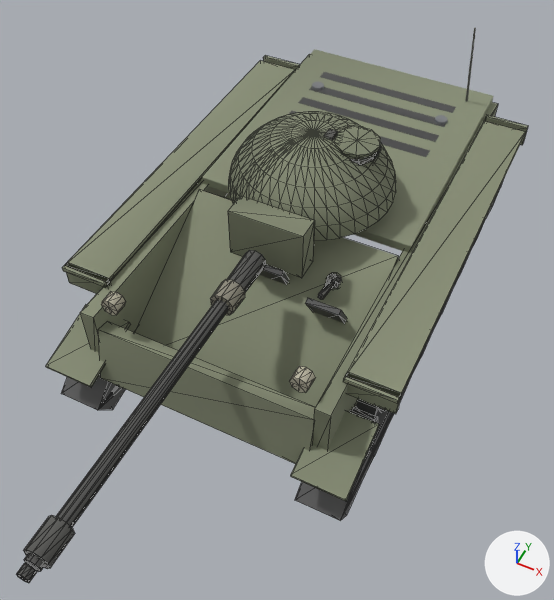
Before and after pictures for a commit that changed the glTF model client/assets/models/t44.glb.
Rendered twice from a camera (50 mm lens) standing at (2.97, -7.12, 8.3) and looking at (0.16, -1.5, 1.27). The axes (+X, +Y, +Z) are drawn at lower right. The lights are the same throughout. The first picture is the older version. Mesh edges are drawn as thin lines on the coarser meshes. Where no turn or scale is listed for an object, it has been applied to the vertices. Vertices at exactly the same position are counted once.

Script lines for the objects in view, before the commit:
```python
me_mesh_19 = bpy.data.meshes.new('Mesh_19')
me_mesh_19.from_pydata(...)  # 76 vertices, 124 faces; spans x -1.45..1.45, y -0.49..3.05, z 1.75..1.91
me_mesh_19.materials.append(mat_hulltop_mat)
me_mesh_20 = bpy.data.meshes.new('Mesh_20')
me_mesh_20.from_pydata(...)  # 67 vertices, 110 faces; spans x -0.716..0.716, y -1.05..0.0, z 0.3..1.056
me_mesh_20.materials.append(mat_turretfront_mat)
me_mesh_21 = bpy.data.meshes.new('Mesh_21')
me_mesh_21.from_pydata(...)  # 132 vertices, 222 faces; spans x -1.0..1.05, y -0.77..1.05, z 0.28..1.06
me_mesh_21.materials.append(mat_turretside_mat)
me_mesh_22 = bpy.data.meshes.new('Mesh_22')
me_mesh_22.from_pydata(...)  # 67 vertices, 110 faces; spans x -1.05..0.0, y -0.97..0.333, z 0.3..1.056
me_mesh_22.materials.append(mat_turretrear_mat)
me_mesh_23 = bpy.data.meshes.new('Mesh_23')
me_mesh_23.from_pydata(...)  # 281 vertices, 480 faces; spans x -0.651..0.783, y -0.651..0.651, z 0.672..1.062
me_mesh_23.materials.append(mat_turretroof_mat)
me_mesh_25 = bpy.data.meshes.new('Mesh_25')
me_mesh_25.from_pydata(...)  # 120 vertices, 200 faces; spans x -0.15..0.15, y -4.07..0.04, z -0.15..0.15
me_mesh_25.materials.append(mat_barrel_mat)
ob_barrel = bpy.data.objects.new('barrel', me_mesh_25)
ob_barrel.location = (0.0, -1.75, 2.1)
ob_hulltop = bpy.data.objects.new('hullTop', me_mesh_19)
ob_hulltop.location = (0.0, 0.0, 0.0)
ob_turretfront = bpy.data.objects.new('turretFront', me_mesh_20)
ob_turretfront.location = (0.0, -0.2, 1.8)
ob_turretrear = bpy.data.objects.new('turretRear', me_mesh_22)
ob_turretrear.location = (0.0, -0.2, 1.8)
ob_turretroof = bpy.data.objects.new('turretRoof', me_mesh_23)
ob_turretroof.location = (0.0, -0.2, 1.8)
ob_turretside = bpy.data.objects.new('turretSide', me_mesh_21)
ob_turretside.location = (0.0, -0.2, 1.8)
# also in view: 'hullSide' at (0.0, 0.0, 1.41); 'mantlet' at (0.0, -1.33, 2.12); 'lowerPlate' at (0.0, -3.02, 1.14); 'tracks' at (0.0, -0.02, 0.66); 'glacis' at (0.0, -1.4, 1.19)
```
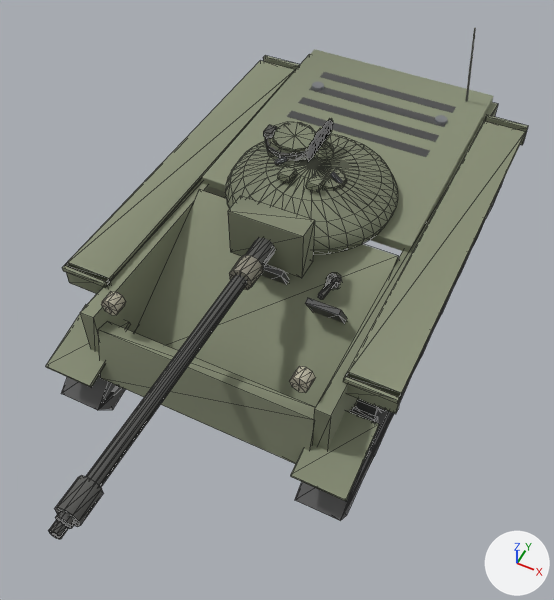
Location of each change, (x1, y1, x2, y2) in pixels of the pictures (554 x 600 px; the box of a moved part takes in the faces that stretch with it):
'barrel', moved
    before: (17, 250, 266, 583)
    after: (48, 238, 275, 539)
'turretFront', reshaped (29% wider, 17% shorter)
    before: (232, 133, 340, 241)
    after: (225, 165, 365, 254)
'turretSide', reshaped
    before: (271, 112, 396, 238)
    after: (225, 141, 398, 244)
'turretRoof', reshaped
    before: (324, 125, 381, 165)
    after: (263, 119, 347, 192)
'turretRear', reshaped
    before: (228, 121, 314, 204)
    after: (310, 132, 385, 164)
part 2 of me_mesh_21, added
    after: (313, 159, 398, 244)
part 3 of me_mesh_21, added
    after: (225, 141, 312, 192)
part 4 of me_mesh_21, deleted
    before: (271, 112, 396, 238)
part 5 of me_mesh_22, added
    after: (310, 132, 385, 164)
part 6 of me_mesh_22, deleted
    before: (228, 121, 314, 204)
part 7 of me_mesh_23, moved or reshaped (mostly hidden before)
    before: (340, 125, 379, 163)
    after: (266, 122, 307, 161)
part 8 of me_mesh_23, moved or reshaped
    before: (350, 144, 381, 165)
    after: (265, 137, 309, 159)
part 9 of me_mesh_23, moved or reshaped
    before: (334, 126, 380, 158)
    after: (273, 123, 316, 152)
part 10 of me_mesh_23, moved or reshaped
    before: (324, 129, 338, 140)
    after: (263, 125, 277, 139)
part 11 of me_mesh_23, moved or reshaped (not visible before)
    after: (313, 141, 334, 161)
part 12 of me_mesh_23, moved or reshaped (not visible before)
    after: (320, 167, 347, 190)
part 13 of me_mesh_23, moved or reshaped (not visible before)
    after: (277, 166, 296, 183)
part 14 of me_mesh_23, moved or reshaped (not visible before)
    after: (306, 175, 325, 192)
part 15 of me_mesh_23, moved or reshaped (not visible before)
    after: (275, 157, 287, 165)
part 16 of me_mesh_23, moved or reshaped (not visible before)
    after: (330, 172, 343, 183)

The change, as a diff of the scene's bpy script:
```diff
--- a/client/assets/models/t44.glb.py
+++ b/client/assets/models/t44.glb.py
@@ me_mesh_20 @@
-me_mesh_20.from_pydata(...)  # 67 vertices, 110 faces; spans x -0.716..0.716, y -1.05..0.0, z 0.3..1.056
+me_mesh_20.from_pydata(...)  # 88 vertices, 140 faces; spans x -0.947..0.947, y -1.092..-0.005, z 0.0..0.582
+# me_mesh_20 part 1: the whole mesh is rebuilt
 me_mesh_20.materials.append(mat_turretfront_mat)
@@ me_mesh_21 @@
-me_mesh_21.from_pydata(...)  # 132 vertices, 222 faces; spans x -1.0..1.05, y -0.77..1.05, z 0.28..1.06
+me_mesh_21.from_pydata(...)  # 181 vertices, 282 faces; spans x -1.09..1.09, y -0.54..0.8, z 0.0..0.58
+# me_mesh_21 part 2: a new loose piece of 88 vertices spanning x 0.01..1.09, y -0.54..0.8, z 0.0..0.58, in mat_turretside_mat
+# me_mesh_21 part 3: a new loose piece of 88 vertices spanning x -1.09..-0.01, y -0.54..0.8, z 0.0..0.58, in mat_turretside_mat
+# me_mesh_21 part 4: 127 vertices removed from x -1.0..1.05, y -0.77..1.05, z 0.3..1.06
 me_mesh_21.materials.append(mat_turretside_mat)
@@ me_mesh_22 @@
-me_mesh_22.from_pydata(...)  # 67 vertices, 110 faces; spans x -1.05..0.0, y -0.97..0.333, z 0.3..1.056
+me_mesh_22.from_pydata(...)  # 88 vertices, 140 faces; spans x -0.743..0.746, y 0.008..1.092, z 0.0..0.582
+# me_mesh_22 part 5: 88 vertices added at x -0.743..0.746, y 0.008..1.092, z 0.0..0.582
+# me_mesh_22 part 6: 67 vertices removed from x -1.05..0.0, y -0.97..0.333, z 0.3..1.056
 me_mesh_22.materials.append(mat_turretrear_mat)
@@ me_mesh_23 @@
-me_mesh_23.from_pydata(...)  # 281 vertices, 480 faces; spans x -0.651..0.783, y -0.651..0.651, z 0.672..1.062
+me_mesh_23.from_pydata(...)  # 253 vertices, 432 faces; spans x -0.741..0.473, y -0.433..0.6, z 0.504..1.0
+# me_mesh_23 part 7: the loose piece of 22 vertices spanning x 0.133..0.749, y -0.174..0.474, z 0.792..0.99 is moved by (-0.861, 0.112, -0.288)
+# me_mesh_23 part 8: the loose piece of 22 vertices spanning x 0.12..0.762, y -0.188..0.488, z 0.877..0.941 is moved by (-0.861, 0.113, -0.288)
+# me_mesh_23 part 9: the loose piece of 22 vertices spanning x 0.225..0.783, y -0.145..0.391, z 0.981..1.026 is moved by (-0.861, 0.112, -0.288)
+# me_mesh_23 part 10: the loose piece of 8 vertices spanning x 0.135..0.243, y -0.021..0.141, z 0.99..1.062 is moved by (-0.861, 0.113, -0.288)
+# me_mesh_23 part 11: the loose piece of 41 vertices spanning x -0.16..0.16, y 0.124..0.443, z 0.832..0.992 is moved by (0.0, 0.0, -0.276)
+# me_mesh_23 part 12: the loose piece of 22 vertices spanning x 0.073..0.473, y -0.304..0.115, z 0.787..0.837 is moved by (0.0, 0.0, -0.276)
+# me_mesh_23 part 13: the loose piece of 8 vertices spanning x -0.266..-0.116, y -0.433..-0.222, z 0.813..0.931 is moved by (0.0, 0.0, -0.276)
+# me_mesh_23 part 14: the loose piece of 8 vertices spanning x 0.116..0.266, y -0.433..-0.222, z 0.813..0.931 is moved by (0.0, 0.0, -0.276)
+# me_mesh_23 part 15: the loose piece of 14 vertices spanning x -0.451..-0.291, y -0.158..-0.094, z 0.801..0.943 is moved by (0.0, 0.0, -0.276)
+# me_mesh_23 part 16: the loose piece of 14 vertices spanning x 0.291..0.451, y -0.158..-0.094, z 0.801..0.943 is moved by (0.0, 0.0, -0.276)
+# other edits to the shape of me_mesh_23 do not show in these pictures
 me_mesh_23.materials.append(mat_turretroof_mat)
@@ ob_barrel @@
 ob_barrel = bpy.data.objects.new('barrel', me_mesh_25)
-ob_barrel.location = (0.0, -1.75, 2.1)
+ob_barrel.location = (0.0, -1.33, 2.1)
```
